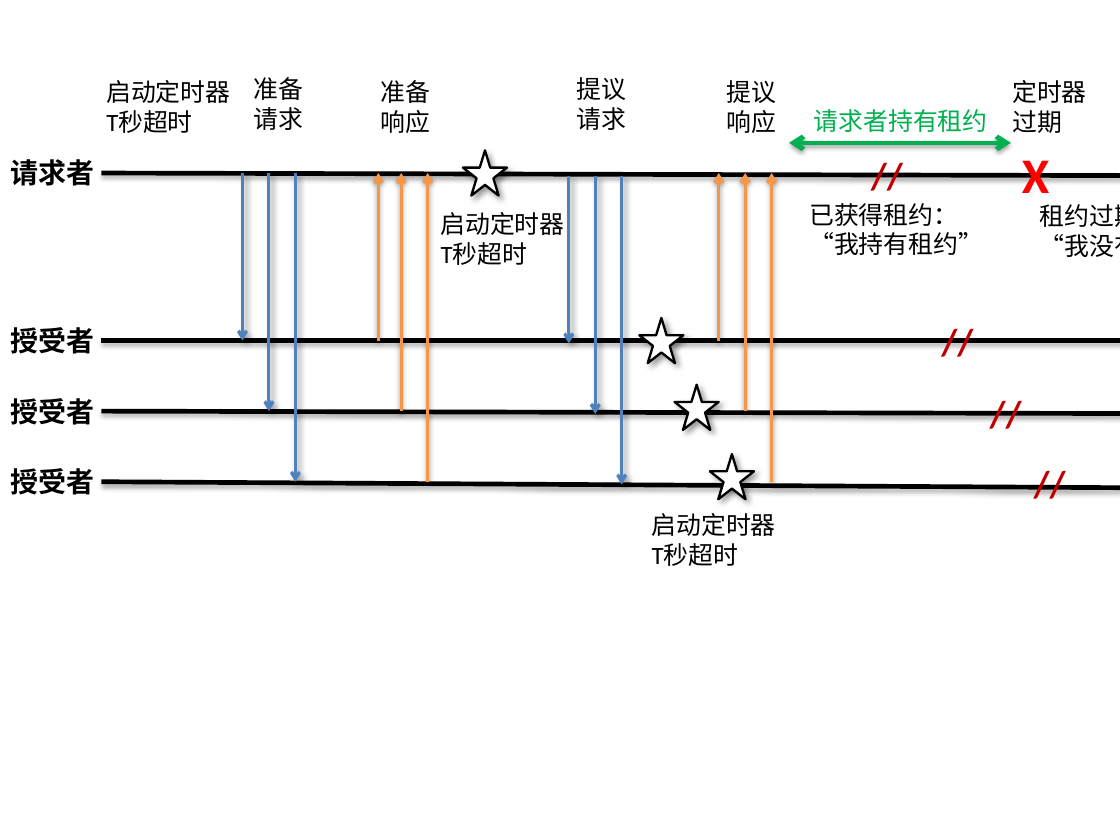
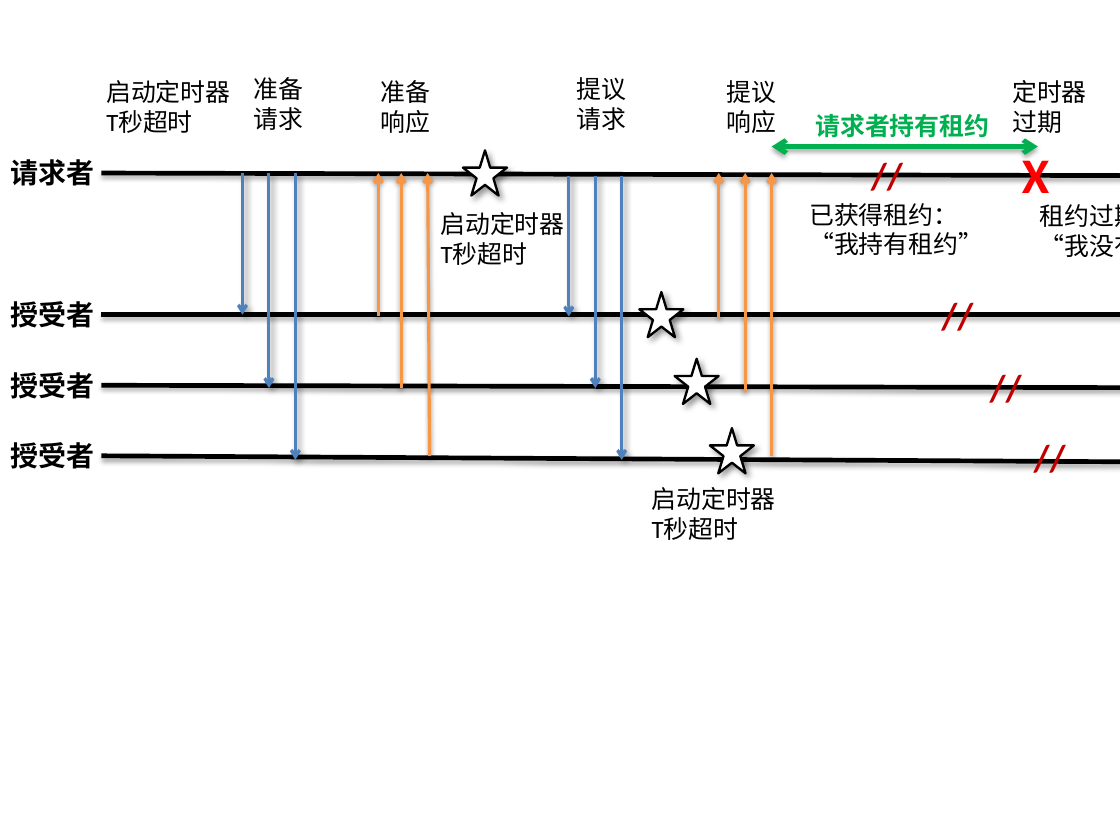
Before and after one commit to dsdoc/dsdoc, a slide deck: slide 3 of paxoslease/paxoslease.pptx. Drawn at 1120x840 pixels with LibreOffice and Linux fonts; fonts in the diff are those of the drawing. Boxes give left, top, right and bottom in pixels: in the first picture for what was removed or moved away, otherwise in the second. Text is boxed around its words. In the diff, an @@ line names an element or a change of style, - is before the commit and + after.

```diff
--- a/paxoslease/paxoslease.pptx
+++ b/paxoslease/paxoslease.pptx
@@ text "请求者持有租约" at (816, 114, 990, 138): bold on @@
@@ double arrow moved from (788, 143) - (1011, 143) to (772, 147) - (1038, 147) @@
@@ arrow moved from (243, 174) - (243, 340) to (243, 174) - (243, 315) @@
@@ arrow moved from (269, 174) - (269, 411) to (269, 174) - (269, 388) @@
@@ arrow moved from (296, 174) - (296, 482) to (296, 174) - (296, 460) @@
@@ arrow moved from (379, 340) - (379, 174) to (379, 317) - (379, 174) @@
@@ arrow moved from (401, 411) - (401, 174) to (401, 388) - (401, 174) @@
@@ arrow moved from (428, 482) - (428, 174) to (430, 456) - (428, 174) @@
@@ arrow moved from (569, 176) - (569, 344) to (569, 176) - (569, 317) @@
@@ arrow moved from (595, 176) - (595, 414) to (595, 176) - (595, 388) @@
@@ arrow moved from (622, 176) - (622, 485) to (622, 176) - (622, 460) @@
@@ arrow moved from (719, 340) - (719, 174) to (719, 318) - (719, 174) @@
@@ arrow moved from (745, 411) - (745, 174) to (745, 392) - (745, 174) @@
@@ arrow moved from (772, 482) - (772, 174) to (772, 456) - (772, 174) @@
@@ 7 texts, 3 arrows, 3 stars: place and size @@
-7 texts, 3 arrows, 3 stars at (11, 312, 1120, 566)
+7 texts, 3 arrows, 3 stars at (11, 287, 1120, 540)
```
Also in this commit, not shown: 1 other file.
